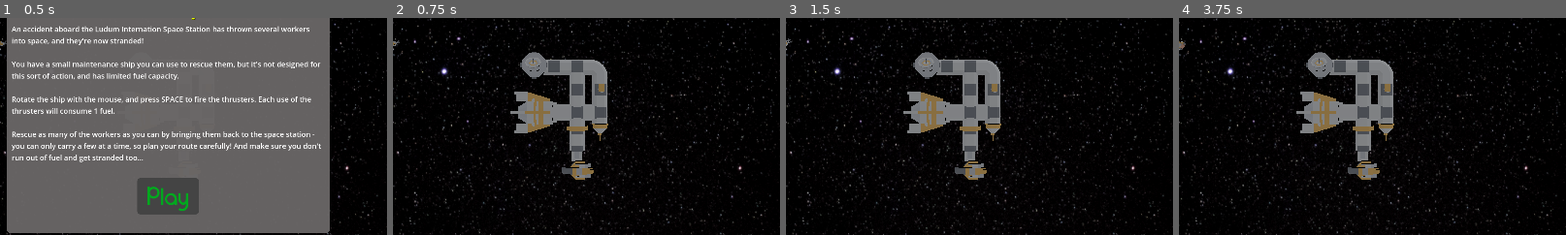
Above: before the commit, frames 1-4 (left to right).
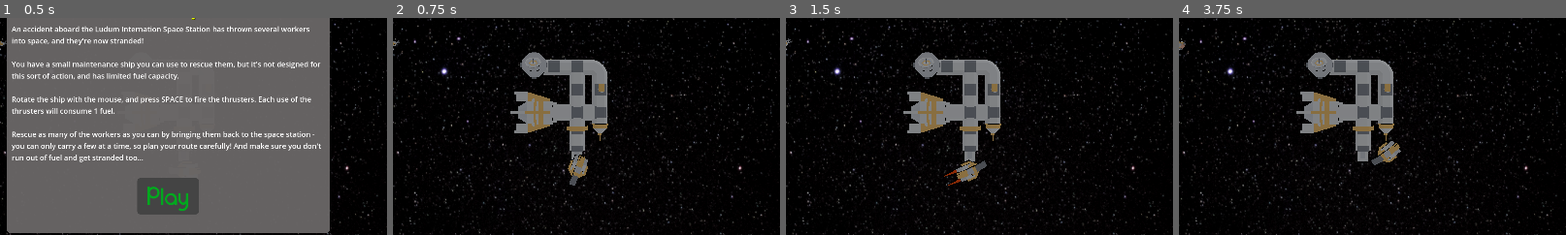
Above: after the commit, the same moments.

Repository: SiJiL82/limited-space
Game: Godot game, scene res://assets/Scenes/world.tscn
Same seed, same stepped clock (60 frames per second), same inputs: the game is played once before the commit and once after it.
Inputs (mouse positions are % of the whole screen's width and height, from its top left):
- Up to frame 1 (0.5 s): no input
- Up to frame 2 (0.75 s): click "Play" at 0.5 s
- Up to frame 3 (1.5 s): move the mouse to (72, 45) at 1.27 s; hold Space (thruster) from 1.28 s (still down)
- Up to frame 4 (3.75 s): move the mouse to (30, 55) at 2.02 s; release Space (thruster) at 2.03 s; move the mouse to (60, 28) at 2.77 s; hold Space (thruster) from 2.78 s (still down); move the mouse to (45, 70) at 3.52 s
The pictures show only the part of the screen within x 28-78%, y 28-78%; the shares and areas given below are measured in that part.

Frame 1 is identical in both runs. In frame 2, 0.5% of the frame differs, in the area x 43-52%, y 62-78%; in frame 3, 0.5%; in frame 4, 0.9%, in the area x 43-58%, y 56-75%.
Error before the commit: Invalid access to property or key 'StartGame' on a base object of type 'Nil'. (res://scripts/Player.gd:18)

Commit message:
Fix button linking

Diff:
--- a/assets/Scenes/world.tscn
+++ b/assets/Scenes/world.tscn
@@ -188,7 +188,7 @@
 [node name="DirectionalLight3D" type="DirectionalLight3D" parent="."]
 transform = Transform3D(1, 0, 0, 0, -4.37114e-08, 1, 0, -1, -4.37114e-08, 0, 200, 0)
 
-[node name="Player" type="RigidBody3D" parent="." node_paths=PackedStringArray("camera") groups=["Player"]]
+[node name="Player" type="RigidBody3D" parent="." node_paths=PackedStringArray("camera", "play_button") groups=["Player"]]
 transform = Transform3D(1, 0, 0, 0, 1, 0, 0, 0, 1, 73.6728, 0, 36.6415)
 gravity_scale = 0.0
 script = ExtResource("4_wpgq8")
Not shown: 1 places in assets/Scenes/world.tscn that only renumber resources
